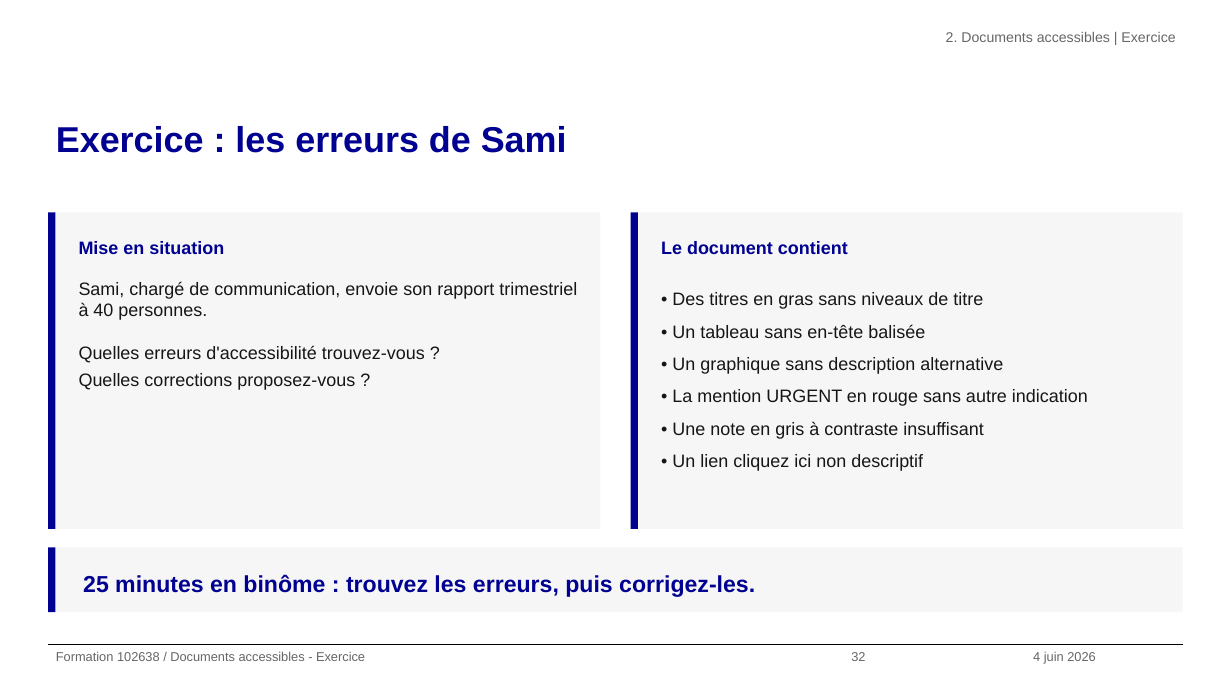
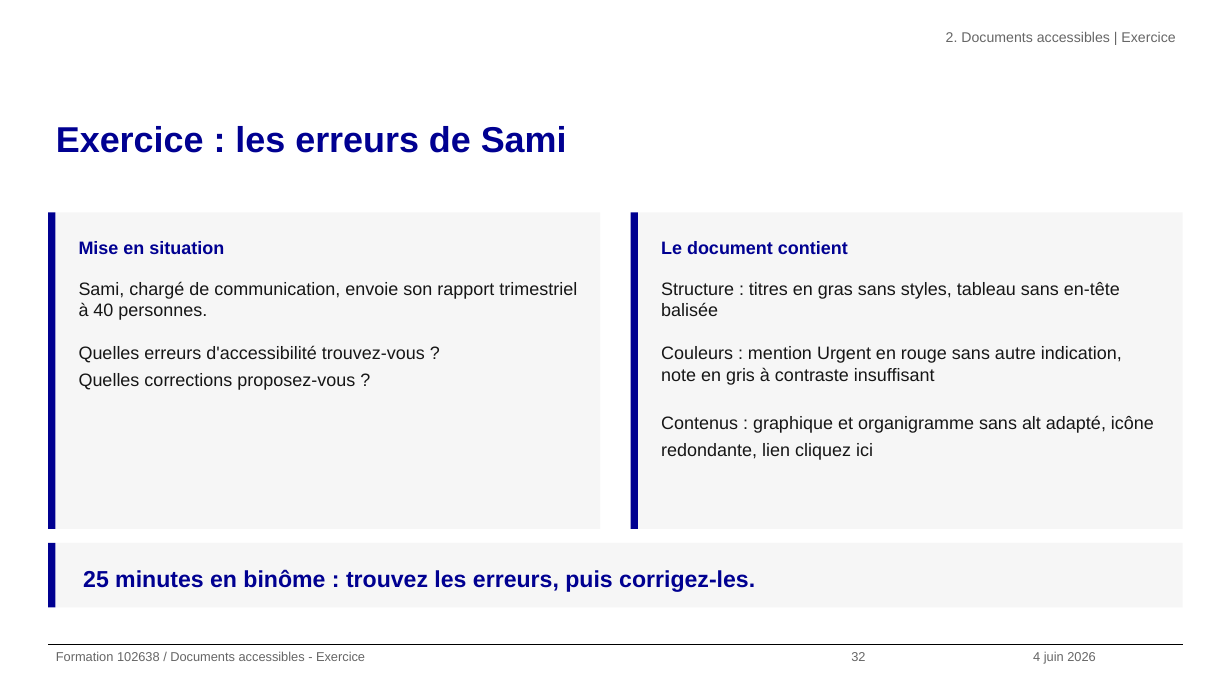
Before and after one commit to alexandra-guiderdoni/usine-fabrication-igpde-102846-ay11, a slide deck: slide 32 of formation-102638-juin-2026.pptx. Drawn at 1232x693 pixels with LibreOffice and Linux fonts; fonts in the diff are those of the drawing; background and template pictures are left out. Boxes give left, top, right and bottom in pixels: in the first picture for what was removed or moved away, otherwise in the second. Text is boxed around its words. In the diff, an @@ line names an element or a change of style, - is before the commit and + after.

Commit message:
feat: enrichir exercice Sami (10 erreurs, organigramme, icone redondante)

```diff
--- a/formation-102638-juin-2026.pptx
+++ b/formation-102638-juin-2026.pptx
@@ text at [661,282,1154,460]: text changed @@
-• Des titres en gras sans niveaux de titre
-• Un tableau sans en-tête balisée
-• Un graphique sans description alternative
-• La mention URGENT en rouge sans autre indication
-• Une note en gris à contraste insuffisant
-• Un lien cliquez ici non descriptif
+Structure : titres en gras sans styles, tableau sans en-tête balisée
+Couleurs : mention Urgent en rouge sans autre indication, note en gris à contraste insuffisant
+Contenus : graphique et organigramme sans alt adapté, icône redondante, lien cliquez ici
@@ 2 rectangles, 1 text: place and size @@
-2 rectangles, 1 text at [48,547,1183,612]
+2 rectangles, 1 text at [48,543,1183,608]
```
Also in this commit, not shown: 1 other slide changed, 9 other files.
